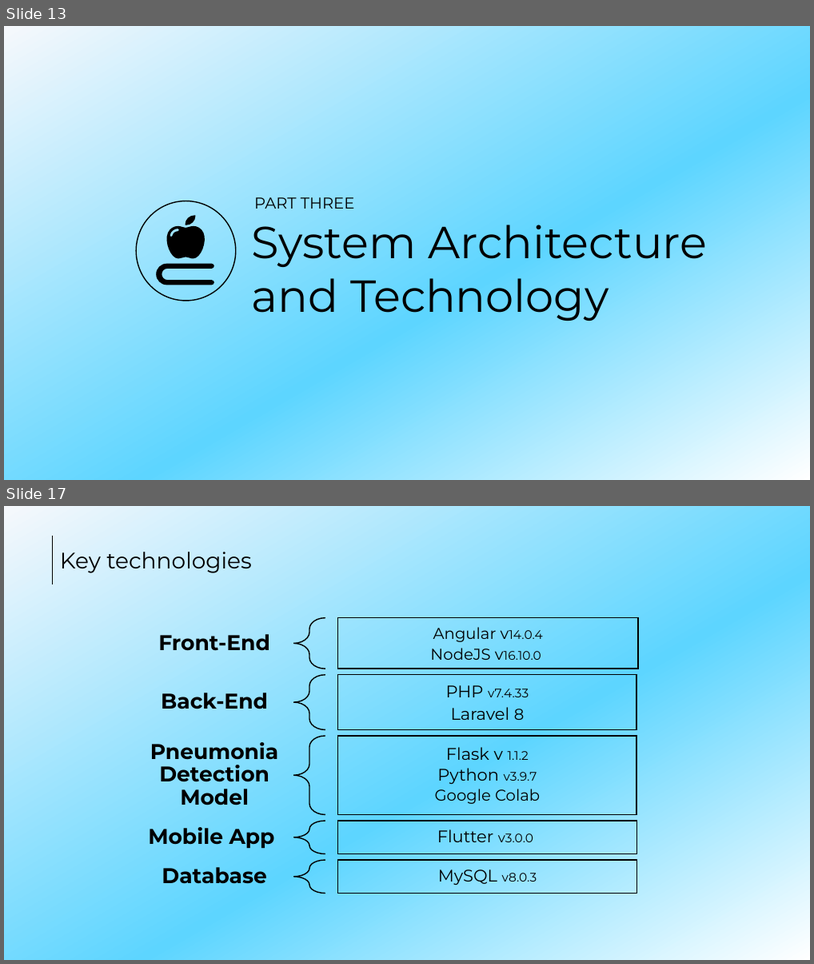
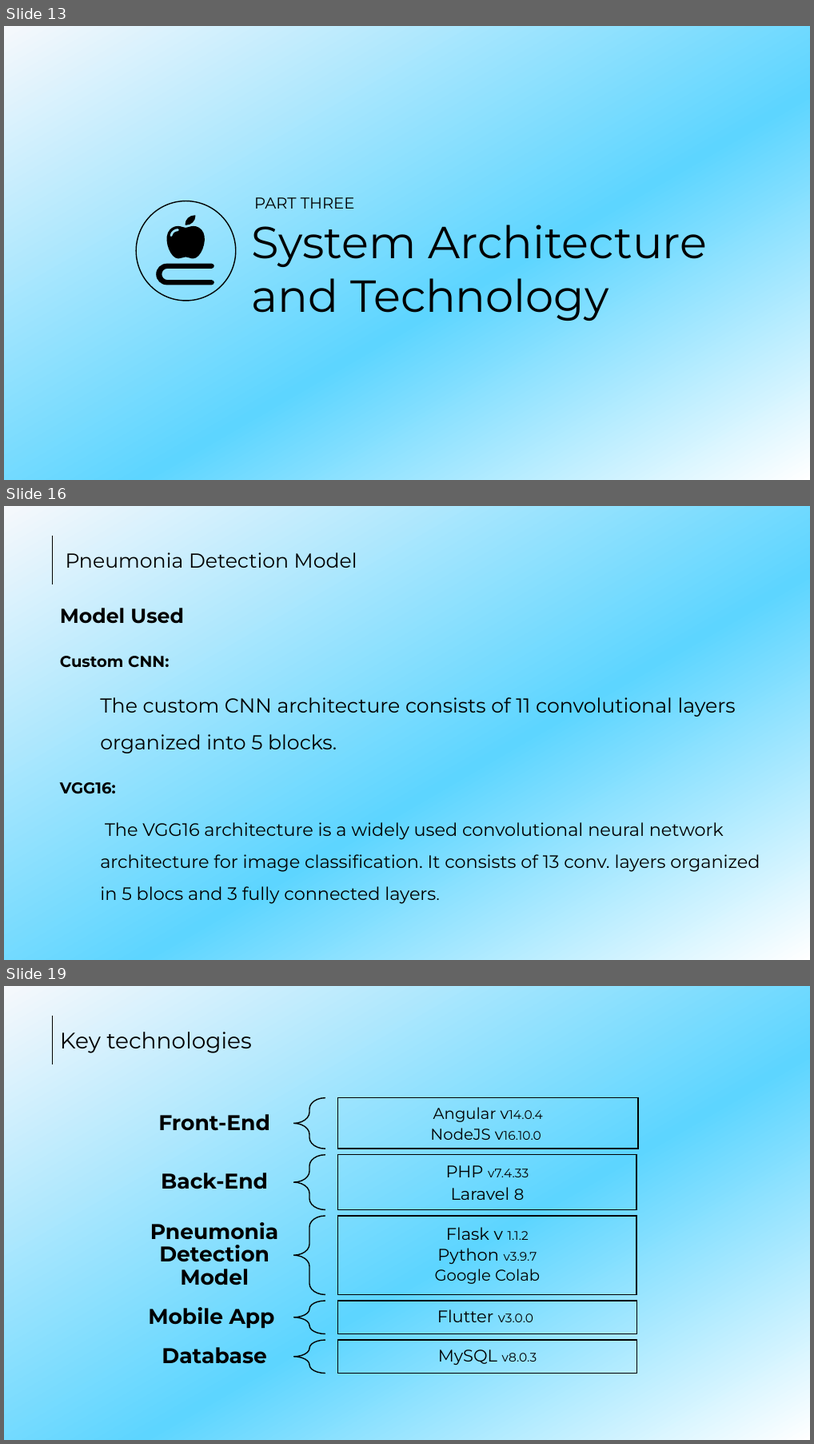
Before and after one commit to MediBooki/Documetion-files, a slide deck: Presentation/Presentation.pptx. Shown one above the other, each under a label of ours: slides 13 and 17 before the commit, slides 13, 16 and 19 after it; the slides between them are not shown. The pictures are 814x964 and 814x1444 pixels, drawn with LibreOffice and Linux fonts; fonts in the diff are those of the drawing. Boxes give left, top, right and bottom in pixels: in the first picture for what was removed or moved away, otherwise in the second. Text is boxed around its words. In the diff, an @@ line names an element or a change of style, - is before the commit and + after.

```diff
--- a/Presentation/Presentation.pptx
+++ b/Presentation/Presentation.pptx
@@ slide 16 added at (4,506,810,960), background gradient #F6F8FC to #5DD5FF to #FFFFFF @@
@@ line added from (52, 536) to (52, 585), #000000 0.5 pt @@
@@ text added at (66,552,358,568), 18 pt, text #000000 @@
+Pneumonia Detection Model
@@ text added at (60,608,760,904), 16 pt, text #000000 @@
+Model Used
+Custom CNN:
+  The custom CNN architecture consists of 11 convolutional layers organized into 5 blocks.
+VGG16:
+  The VGG16 architecture is a widely used convolutional neural network architecture for image classification. It consists of 13 conv. layers organized in 5 blocs and 3 fully connected layers.
@@ what was slide 17 is now slide 19 @@
```
Also in this commit, not shown: 5 slides changed, 4 other slides added, 2 slides removed, 1 other file.
